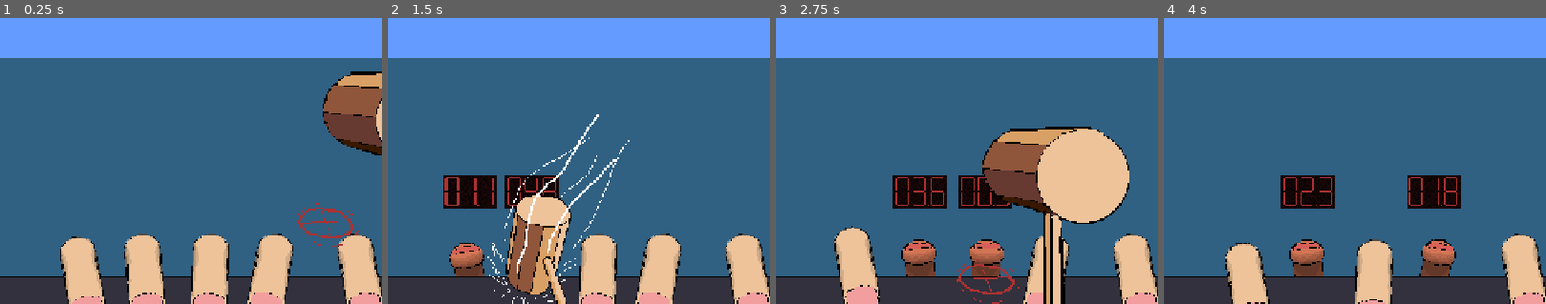
Above: before the commit, frames 1-4 (left to right).
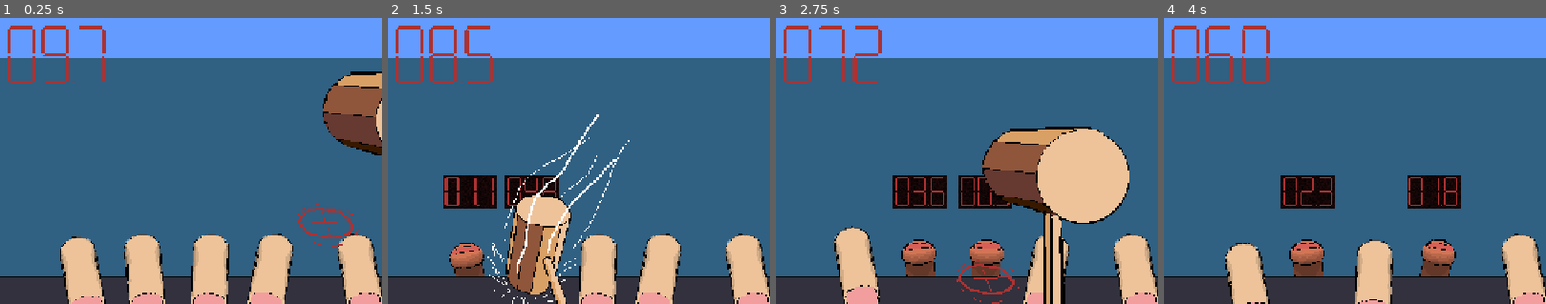
Above: after the commit, the same moments.

Repository: tom-frantz/gmtk-2026
Game: Godot game, scene res://scenes/minigames/finger_hammer/minigame_finger_hammer.tscn
The game is run twice, just before and just after one commit, with the same random seed, the same clock (stepped at 60 frames per second) and the same inputs. This scene is started directly instead of the project's main scene. Sound files missing from this copy of the repository are replaced by a short silence.
Inputs (mouse positions are % of the whole screen's width and height, from its top left):
- Up to frame 1 (0.25 s): no input
- Up to frame 2 (1.5 s): move the mouse to (18, 60) at 0.52 s; click (18, 60) at 0.6 s; move the mouse to (26, 60) at 1.27 s; click (26, 60) at 1.35 s
- Up to frame 3 (2.75 s): move the mouse to (35, 60) at 2.02 s; click (35, 60) at 2.1 s
- Up to frame 4 (4 s): move the mouse to (43, 60) at 2.77 s; click (43, 60) at 2.85 s; move the mouse to (79, 60) at 3.52 s; click (79, 60) at 3.6 s
The pictures show only the part of the screen within x 7-57%, y 14-64%; the shares and areas given below are measured in that part.

The runs differ from the first frame. In frame 1, 1.0% of the frame differs, in the area x 2-28%, y 2-23%; in frame 2, 1.3%; in frame 3, 1.0%; in frame 4, 1.2%.

Commit message:
feet: add updates for minigames

Diff:
--- a/scenes/minigames/evil_usb/usb.gd
+++ b/scenes/minigames/evil_usb/usb.gd
@@ -65,7 +65,11 @@
         if !win_audio.playing:
             win_audio.play()
         await get_tree().create_timer(2.0).timeout
-        get_tree().change_scene_to_file("res://scenes/minigames/finger_hammer/minigame_finger_hammer.tscn")
+        call_deferred("next_level")
+
+
+func next_level():
+	get_tree().change_scene_to_file("res://scenes/minigames/finger_hammer/minigame_finger_hammer.tscn")
 
 
 func update_collisions() -> void:
--- a/scenes/minigames/finger_hammer/hanging_hand.gd
+++ b/scenes/minigames/finger_hammer/hanging_hand.gd
@@ -2,38 +2,41 @@
 
 @export var is_right: bool = false
 @export var finger_timeouts: Array[float] = [2,2,2, 2]
+var smashed: bool = false;
 
 var fingers: Array[HangingFinger2D]
 
 func _ready() -> void:
-    fingers = [%Index, %Middle, %Ring, %Pinky]
-    finger_timeouts.shuffle()
-    var f_x: Array[float]
-    for f in fingers:
-        f.connect("smashed", finger_smashed)
-        f.smash_timeout = finger_timeouts.pop_front()
-        f_x.append(f.position.x)
+	fingers = [%Index, %Middle, %Ring, %Pinky]
+	finger_timeouts.shuffle()
+	var f_x: Array[float]
+	for f in fingers:
+		f.connect("smashed", finger_smashed)
+		f.smash_timeout = finger_timeouts.pop_front()
+		f_x.append(f.position.x)
 
-    if is_right:
-        var num_f: float = fingers.size()
-        for idx in range(num_f):
-            fingers[idx].position.x = f_x[num_f - idx - 1]
-            var fa: Area2D = fingers[idx].get_node("FingerArea")
-            fa.rotation = -fa.rotation
+	if is_right:
+		var num_f: float = fingers.size()
+		for idx in range(num_f):
+			fingers[idx].position.x = f_x[num_f - idx - 1]
+			var fa: Area2D = fingers[idx].get_node("FingerArea")
+			fa.rotation = -fa.rotation
 
 
 
 
 func finger_smashed(_finger: HangingFinger2D) -> void:
-    for f in fingers:
-        if not f.is_smashed:
-            return
+	for f in fingers:
+		if not f.is_smashed:
+			return
 
-    # hand smashed
-    for f in fingers:
-        f.hand_smashed()
-    (%HandSmashSFX as AudioStreamPlayer).play()
+	# hand smashed from this point
+	for f in fingers:
+		f.hand_smashed()
+	(%HandSmashSFX as AudioStreamPlayer).play()
+
 
 func hand_smashed() -> void:
-    print("Hand Smashed")
-    self.queue_free()
+	print("Hand Smashed")
+	smashed = true
+	self.queue_free()
--- /dev/null
+++ b/scenes/minigames/finger_hammer/minigame_finger_hammer.gd
@@ -0,0 +1,34 @@
+extends Node2D
+
+var timer: Timer
+var background_music: AudioStreamPlayer
+var has_won: bool = false;
+
+
+# Called when the node enters the scene tree for the first time.
+func _ready() -> void:
+	timer = get_node("/root/Node2D/LevelTimer/Timer")
+	background_music = %background_music
+
+
+# Called every frame. 'delta' is the elapsed time since the previous frame.
+func _process(delta: float) -> void:
+	if not background_music.playing and not timer.paused:
+		background_music.play()
+
+	for child in get_children():
+		if child.name in ["LeftHand", "RightHand"] :
+			return
+
+	# now all hands are gone, we win baybee
+	win()
+
+func win():
+	var win_banner: Label = %win_banner
+	win_banner.visible = true
+	timer.paused = true
+	background_music.stop()
+	if !%win_audio.playing:
+		%win_audio.play()
+	await get_tree().create_timer(2.0).timeout
+	get_tree().change_scene_to_file("res://scenes/minigames/evil_usb/minigame_usb.tscn")
--- a/scenes/minigames/finger_hammer/minigame_finger_hammer.tscn
+++ b/scenes/minigames/finger_hammer/minigame_finger_hammer.tscn
@@ -1,11 +1,18 @@
 [gd_scene format=3 uid="uid://dq7lh25bpwk60"]
 
 [ext_resource type="PackedScene" uid="uid://dfsmjfq6108nn" path="res://scenes/minigames/finger_hammer/hanging_hand.tscn" id="1_6wff3"]
+[ext_resource type="Script" uid="uid://cqg8pd34ni2wi" path="res://scenes/minigames/finger_hammer/minigame_finger_hammer.gd" id="1_j2gof"]
 [ext_resource type="Texture2D" uid="uid://byy7sroakihg1" path="res://assets/finger_hammer_background.png" id="1_msbi8"]
 [ext_resource type="Texture2D" uid="uid://27tgp1878k0a" path="res://assets/finger_hammer_background_shelf.png" id="2_msbi8"]
 [ext_resource type="PackedScene" uid="uid://cnt83k4b2un1u" path="res://scenes/minigames/finger_hammer/hammer.tscn" id="2_wf0d3"]
+[ext_resource type="AudioStream" uid="uid://dj4w7fkj15g6x" path="res://assets/sound/music/the end of the world.wav" id="6_ch35p"]
+[ext_resource type="PackedScene" uid="uid://d3qorbs0l4srn" path="res://scenes/common/timer/timer.tscn" id="7_o5iem"]
+[ext_resource type="Script" uid="uid://dgut0ds5bd0q5" path="res://scripts/minigame_timer.gd" id="8_h81ry"]
+[ext_resource type="AudioStream" uid="uid://jqhdadky6uci" path="res://assets/sound/fx/fail.wav" id="9_qusw8"]
+[ext_resource type="AudioStream" uid="uid://c1v77h4rgrwmw" path="res://assets/sound/fx/win_minigame.wav" id="10_8cdcs"]
 
 [node name="Node2D" type="Node2D" unique_id=536377200]
+script = ExtResource("1_j2gof")
 
 [node name="MinigameFingerHammer" type="Sprite2D" parent="." unique_id=1289208709]
 z_index = -10
@@ -32,3 +39,58 @@
 z_index = 10
 position = Vector2(729, 718)
 scale = Vector2(0.9, 0.9)
+
+[node name="win_banner" type="Label" parent="." unique_id=1771778331]
+unique_name_in_owner = true
+visible = false
+z_index = 100
+z_as_relative = false
+offset_left = 6.0
+offset_top = 275.0
+offset_right = 1293.0
+offset_bottom = 684.0
+theme_override_colors/font_color = Color(1, 1, 0.25490198, 1)
+theme_override_font_sizes/font_size = 300
+text = "WINNER!"
+
+[node name="background_music" type="AudioStreamPlayer" parent="." unique_id=315423458]
+unique_name_in_owner = true
+stream = ExtResource("6_ch35p")
+
+[node name="LevelTimer" parent="." unique_id=1923668992 instance=ExtResource("7_o5iem")]
+process_mode = 3
+position = Vector2(200, 200)
+
+[node name="Timer" parent="LevelTimer" index="0" unique_id=1572085082]
+autostart = true
+script = ExtResource("8_h81ry")
+
+[node name="fail_banner" type="Label" parent="LevelTimer/Timer" index="0" unique_id=646985933]
+visible = false
+z_index = 100
+offset_left = 136.0
+offset_top = 194.0
+offset_right = 1192.0
+offset_bottom = 603.0
+theme_override_colors/font_color = Color(1, 0, 0.047058824, 1)
+theme_override_font_sizes/font_size = 300
+text = "LOSER!"
+
+[node name="Label" type="Label" parent="LevelTimer/Timer/fail_banner" unique_id=536105690]
+layout_mode = 0
+offset_left = 155.0
+offset_top = 373.0
+offset_right = 820.0
+offset_bottom = 466.0
+theme_override_font_sizes/font_size = 68
+text = "(click to go to menu)"
+
+[node name="lose_audio" type="AudioStreamPlayer" parent="LevelTimer/Timer" index="1" unique_id=1155569987]
+unique_name_in_owner = true
+stream = ExtResource("9_qusw8")
+
+[node name="win_audio" type="AudioStreamPlayer" parent="." unique_id=30690235]
+unique_name_in_owner = true
+stream = ExtResource("10_8cdcs")
+
+[editable path="LevelTimer"]
Not shown, added: scenes/minigames/finger_hammer/minigame_finger_hammer.gd.uid
